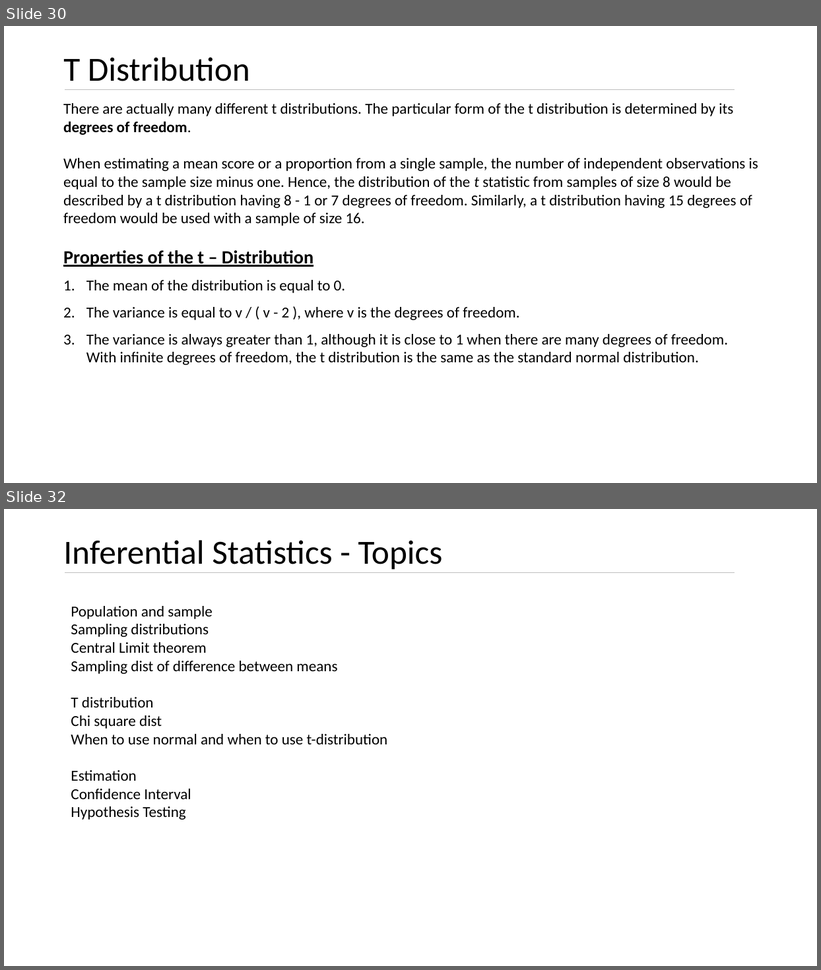
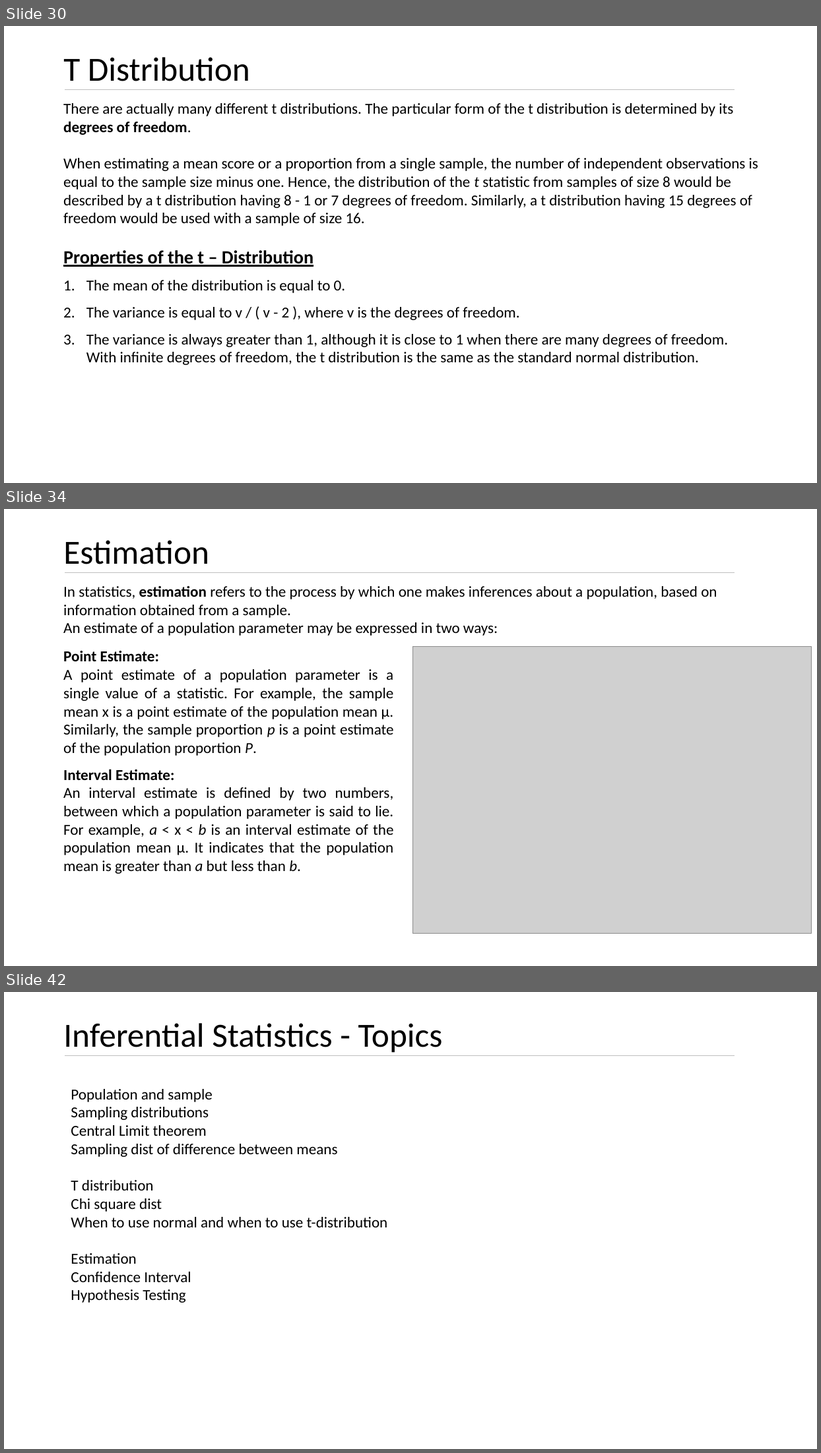
Before and after one commit to kushkul/Intro-to-Analytics, a slide deck: Statistics/Lesson 7 Inferential Statistics.pptx. Shown one above the other, each under a label of ours: slides 30 and 32 before the commit, slides 30, 34 and 42 after it; the slides between them are not shown. The pictures are 821x970 and 821x1453 pixels, drawn with LibreOffice and Linux fonts; fonts in the diff are those of the drawing; grey boxes stand for pictures. Boxes give left, top, right and bottom in pixels: in the first picture for what was removed or moved away, otherwise in the second. Text is boxed around its words. In the diff, an @@ line names an element or a change of style, - is before the commit and + after.

Commit message:
Add Chi square and Estimation

```diff
--- a/Statistics/Lesson 7 Inferential Statistics.pptx
+++ b/Statistics/Lesson 7 Inferential Statistics.pptx
@@ slide 34 added at (x1=4, y1=509, x2=817, y2=966), background #FFFFFF @@
@@ title added at (x1=63, y1=540, x2=209, y2=564), 40 pt, text #000000 @@
+Estimation
@@ text added at (x1=63, y1=586, x2=717, y2=636), 18 pt, text #000000 @@
+In statistics, estimation refers to the process by which one makes inferences about a population, based on information obtained from a sample.
+An estimate of a population parameter may be expressed in two ways:
@@ line added from (65, 573) to (735, 573), #BFBFBF 0.5 pt @@
@@ picture added at (x1=413, y1=646, x2=812, y2=933) @@
@@ text added at (x1=63, y1=650, x2=394, y2=874), 18 pt, text #000000 @@
+Point Estimate:
+A point estimate of a population parameter is a single value of a statistic. For example, the sample mean x is a point estimate of the population mean μ. Similarly, the sample proportion p is a point estimate of the population proportion P.
+Interval Estimate:
+An interval estimate is defined by two numbers, between which a population parameter is said to lie. For example, a < x < b is an interval estimate of the population mean μ. It indicates that the population mean is greater than a but less than b.
@@ what was slide 32 is now slide 42 @@
```
Also in this commit, not shown: 2 slides changed, 9 other slides added.
